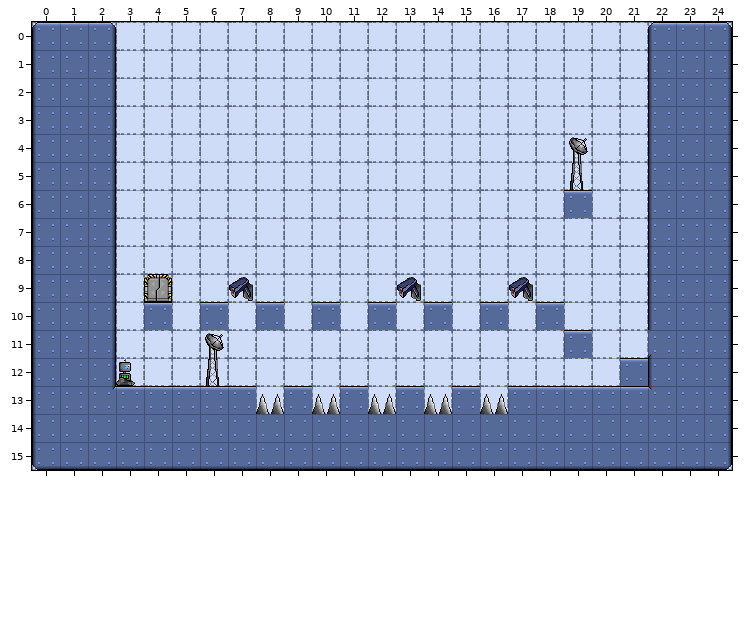
Two states of a Tiled map, assets/levels/6.tmx. This is how it looked before the edit.
Cells are 32x32 px. Shown: x 0..24, y 0..15.
After the commit:
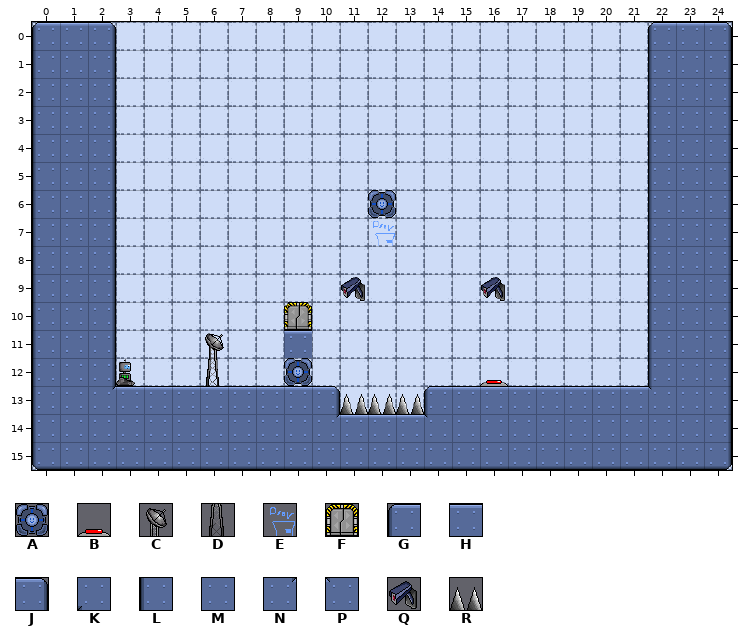
Key: from "box": A 0; from "button": B 0; from "cell tower": C 0, D 1; from "door": E 0; from "exit": F 0; from "factory": G 0, H 1, J 2, K 4, L 8, M 9, N 11, P 12; from "markers": Q 0; from "spikes": R 0.
_ is an empty cell, . an unchanged one.
From old to new:
--- layer "Foreground"
@@ x 12..19 @@
- 4 .......C
- 5 .......D
- 6 _......H
- 7 _.......
+ 4 ......._
+ 5 ......._
+ 6 A......_
+ 7 E.......
@@ x 4..22 @@
- 9 F..Q..._.Q.._Q.....
-10 H.H.H_H.H.H.H.H....
-11 ....._.........H..K
-12 ....._......_....H.
-13 ....R.RH.HR.R......
-14 ......MMMMM........
+ 9 _.._...Q._..Q_.....
+10 _._._F_._._._._....
+11 .....H........._..L
+12 .....A......B...._.
+13 ....H.JR.RG.H......
+14 ......NHHHP........
Boxes around the changes in both pictures, in picture pixels (x1, y1, x2, y2):
removed: (564, 137, 592, 218)
added: (368, 190, 396, 246)
removed: (144, 274, 172, 330)
changed: (200, 277, 452, 418)
changed: (480, 277, 592, 358)
changed: (620, 330, 652, 386)
changed: (480, 380, 508, 414)
